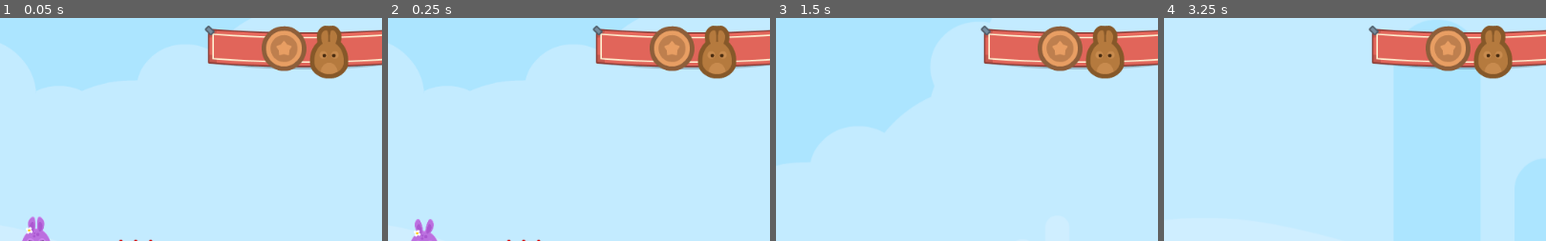
Above: before the commit, frames 1-4 (left to right).
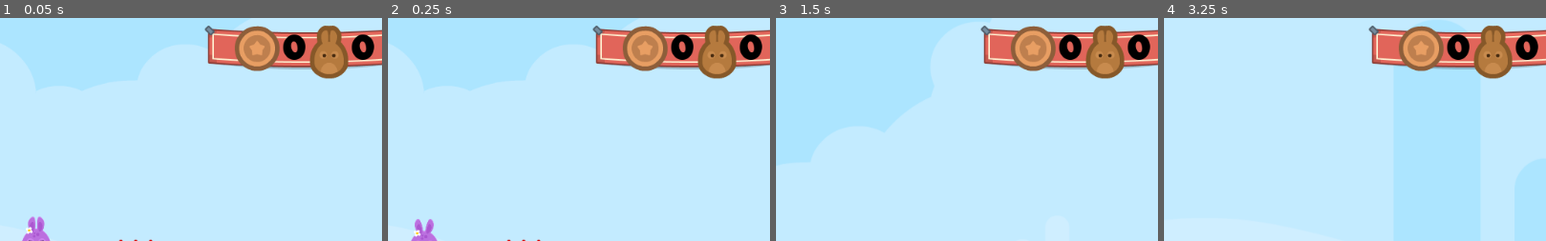
Above: after the commit, the same moments.

Repository: KennedyMungai/SimplePlatformer
Game: Godot game, scene res://Scenes/Levels/Level1.tscn
The game is run twice, just before and just after one commit, with the same random seed, the same clock (stepped at 60 frames per second) and the same inputs.
Inputs:
- Up to frame 1 (0.05 s): no input
- Up to frame 2 (0.25 s): no input
- Up to frame 3 (1.5 s): hold D (right) from 0.53 s (still down); tap W (jump) at 0.77 s
- Up to frame 4 (3.25 s): tap W (jump) at 1.52, 3.02 s; release D (right) at 2.03 s; hold A (left) 2.03-2.78 s; hold D (right) from 2.78 s (still down)
The pictures show only the part of the screen within x 45-95%, y 1-51%; the shares and areas given below are measured in that part.

The runs differ from the first frame. In frame 1, 3.6% of the frame differs, in the area x 61-98%, y 3-24%; in frame 2, 3.6%; in frame 3, 3.6%; in frame 4, 3.6%.

Commit message:
Added labels for the coins and the lives

Diff:
--- a/Scenes/GUI.tscn
+++ b/Scenes/GUI.tscn
@@ -1,8 +1,14 @@
-[gd_scene load_steps=4 format=2]
+[gd_scene load_steps=6 format=2]
 
 [ext_resource path="res://GFX/HUD/bannerHanging.png" type="Texture" id=1]
 [ext_resource path="res://GFX/HUD/coin_bronze.png" type="Texture" id=2]
 [ext_resource path="res://GFX/HUD/lifes.png" type="Texture" id=3]
+[ext_resource path="res://Fonts/candles_.ttf" type="DynamicFontData" id=4]
+
+[sub_resource type="DynamicFont" id=1]
+size = 48
+use_filter = true
+font_data = ExtResource( 4 )
 
 [node name="GUI" type="CanvasLayer"]
 
@@ -25,15 +31,31 @@
 alignment = 1
 
 [node name="CoinIcon" type="TextureRect" parent="Control/TextureRect/HBoxContainer"]
-margin_left = 76.0
-margin_top = -18.0
+margin_left = 40.0
+margin_right = 100.0
+margin_bottom = 71.0
+texture = ExtResource( 2 )
+
+[node name="CoinsDisplay" type="Label" parent="Control/TextureRect/HBoxContainer"]
+margin_left = 104.0
+margin_top = 4.0
 margin_right = 136.0
-margin_bottom = 53.0
-texture = ExtResource( 2 )
+margin_bottom = 66.0
+custom_colors/font_color = Color( 0, 0, 0, 1 )
+custom_fonts/font = SubResource( 1 )
+text = "0"
 
 [node name="LivesIcon" type="TextureRect" parent="Control/TextureRect/HBoxContainer"]
 margin_left = 140.0
-margin_top = -18.0
 margin_right = 192.0
-margin_bottom = 53.0
+margin_bottom = 71.0
 texture = ExtResource( 3 )
+
+[node name="LivesDisplay" type="Label" parent="Control/TextureRect/HBoxContainer"]
+margin_left = 196.0
+margin_top = 4.0
+margin_right = 228.0
+margin_bottom = 66.0
+custom_colors/font_color = Color( 0, 0, 0, 1 )
+custom_fonts/font = SubResource( 1 )
+text = "0"
